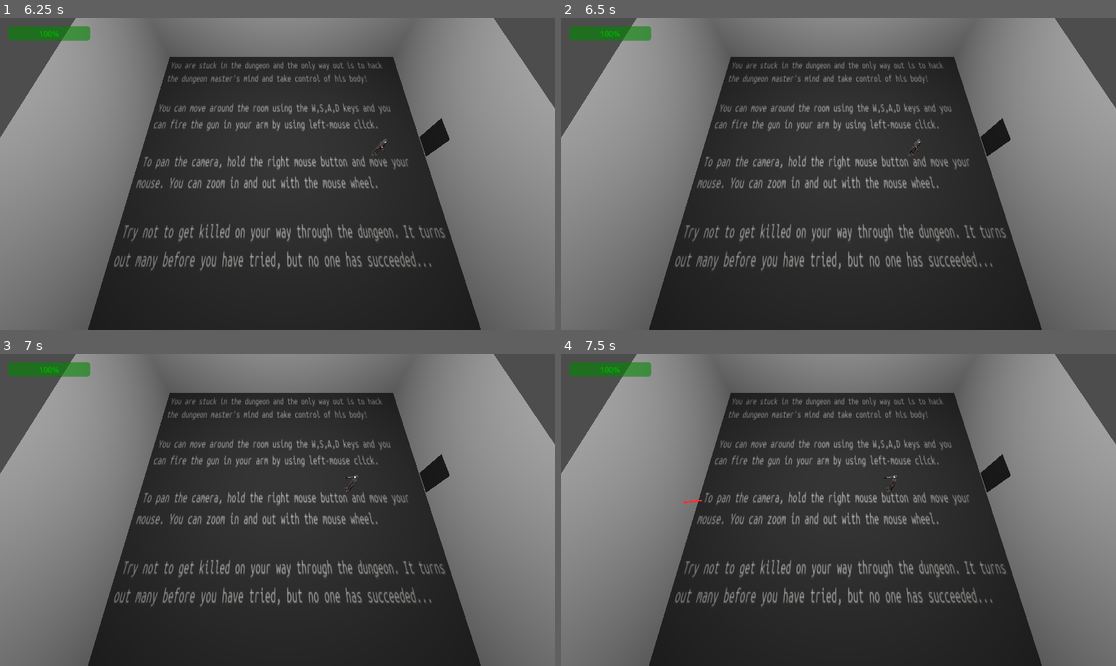
Above: before the commit, frames 1-4 (two rows, left to right).
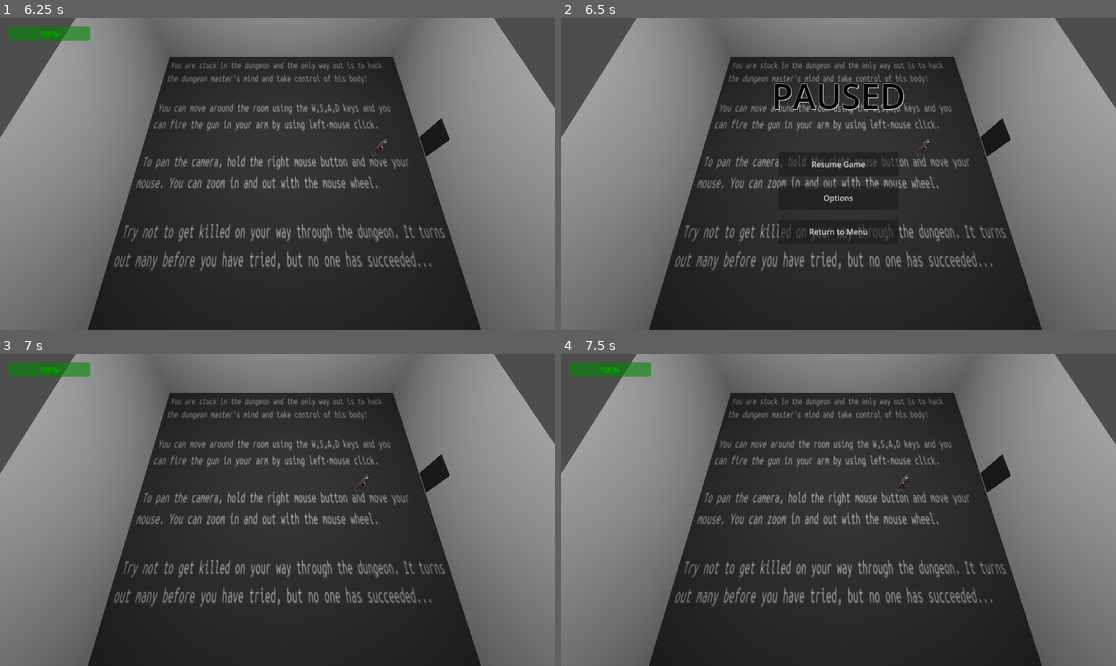
Above: after the commit, the same moments.

Repository: covmoore/interrupt-game-jam
Game: Godot game, scene res://maps/mainmenu.tscn
Same seed, same stepped clock (60 frames per second), same inputs: the game is played once before the commit and once after it. Sound files missing from this copy of the repository are replaced by a short silence.
Inputs (mouse positions are in pixels of both pictures, inside the frame that each line leads up to):
- Up to frame 1 (6.25 s): click "Options" at 0.5 s; click "Back" at 1.25 s; click "Play" at 2 s; tap Enter at 2.75 s; move the mouse to (399, 158) at 2.77 s; press the mouse at (399, 158) at 2.78 s; hold D (move_right) 2.78-3.53 s; move the mouse to (166, 189) at 3.52 s; release the mouse at (166, 189) at 3.53 s; hold S (move_back) 3.53-4.28 s; click (166, 189) at 3.6 s; move the mouse to (333, 105) at 4.27 s; press the mouse at (333, 105) at 4.28 s; hold D (move_right) 4.28-5.03 s; tap Space at 5 s; move the mouse to (249, 236) at 5.02 s; release the mouse at (249, 236) at 5.03 s; hold W (move_forward) 5.03-5.78 s; click (249, 236) at 5.1 s; move the mouse to (444, 220) at 5.77 s; press the mouse at (444, 220) at 5.78 s; hold A (move_left) from 5.78 s (still down)
- Up to frame 2 (6.5 s): keep holding A (move_left); tap Escape (ui_cancel) at 6.4 s
- Up to frame 3 (7 s): release A (move_left) at 6.5 s; release the mouse at (444, 556) at 6.5 s; click (277, 500) at 6.5 s, where only the run after the commit has a clickable "Resume Game"
- Up to frame 4 (7.5 s): tap Enter at 7.25 s; move the mouse to (672, 463) at 7.27 s; hold A (move_left) from 7.28 s (still down); click (672, 463) at 7.35 s

Frame 1 is identical in both runs. In frame 2, 2.6% of the frame differs, in the area x 1-67%, y 2-72%; in frame 3, less than 0.1%; in frame 4, less than 0.1%.

Commit message:
pause menu added in game

Diff:
--- a/maps/dungeon.tscn
+++ b/maps/dungeon.tscn
@@ -1582,9 +1582,10 @@
 transform = Transform3D(1, 0, 0, 0, 1, 0, 0, 0, 1, 0.120117, 0.235962, 0)
 shape = SubResource("BoxShape3D_y77kf")
 
-[node name="PlayerUI" parent="." node_paths=PackedStringArray("cam", "gameManager") instance=ExtResource("9_3ai7s")]
+[node name="PlayerUI" parent="." node_paths=PackedStringArray("cam", "gameManager", "player") instance=ExtResource("9_3ai7s")]
 cam = NodePath("../CameraPivot/Camera3D")
 gameManager = NodePath("..")
+player = NodePath("../Player")
 
 [node name="AudioManager" type="Node3D" parent="." node_paths=PackedStringArray("camera_pivot")]
 script = ExtResource("18_u0ykp")
--- a/maps/mind.tscn
+++ b/maps/mind.tscn
@@ -1577,9 +1577,10 @@
 mesh = SubResource("BoxMesh_pt43t")
 skeleton = NodePath("../../main_room/inspectables/Door")
 
-[node name="PlayerUI" parent="." node_paths=PackedStringArray("cam", "gameManager") instance=ExtResource("14_mhnod")]
+[node name="PlayerUI" parent="." node_paths=PackedStringArray("cam", "gameManager", "player") instance=ExtResource("14_mhnod")]
 cam = NodePath("../CameraPivot/Camera3D")
 gameManager = NodePath("..")
+player = NodePath("../Player")
 
 [node name="pivot_anchors" type="Node3D" parent="."]
 
--- a/prefabs/player_ui.tscn
+++ b/prefabs/player_ui.tscn
@@ -1,9 +1,12 @@
-[gd_scene load_steps=8 format=3 uid="uid://bx318d6ukm8n2"]
+[gd_scene load_steps=11 format=3 uid="uid://bx318d6ukm8n2"]
 
 [ext_resource type="Script" path="res://scripts/ui/player_ui.gd" id="1_c76ns"]
 [ext_resource type="Script" path="res://scripts/ui/panel.gd" id="2_3nlbv"]
 [ext_resource type="Script" path="res://scripts/ui/interact_panel.gd" id="3_55d8k"]
 [ext_resource type="Script" path="res://scripts/ui/restart_panel.gd" id="4_7gvqm"]
+[ext_resource type="Script" path="res://scripts/ui/pause_panel.gd" id="5_mdboe"]
+[ext_resource type="Script" path="res://scripts/ui/options_panel.gd" id="6_cy3il"]
+[ext_resource type="Script" path="res://scripts/ui/volume_slider.gd" id="6_i4psn"]
 
 [sub_resource type="StyleBoxFlat" id="StyleBoxFlat_lvkkl"]
 bg_color = Color(0.6, 0.6, 0.6, 0)
@@ -27,7 +30,7 @@
 outline_size = 2
 shadow_color = Color(1, 1, 1, 1)
 
-[node name="PlayerUI" type="Control" node_paths=PackedStringArray("canvas", "hud", "healthbar", "interactMenu", "restartMenu")]
+[node name="PlayerUI" type="Control" node_paths=PackedStringArray("canvas", "hud", "healthbar", "interactMenu", "optionsMenu", "restartMenu", "pauseMenu")]
 layout_mode = 3
 anchors_preset = 8
 anchor_left = 0.5
@@ -45,7 +48,9 @@
 hud = NodePath("CanvasLayer/MarginContainer/hud")
 healthbar = NodePath("CanvasLayer/MarginContainer/hud/HealthBar")
 interactMenu = NodePath("CanvasLayer/MarginContainer/interactMenu")
+optionsMenu = NodePath("CanvasLayer/MarginContainer/OptionsPanel")
 restartMenu = NodePath("CanvasLayer/MarginContainer/RestartPanel")
+pauseMenu = NodePath("CanvasLayer/MarginContainer/PausePanel")
 
 [node name="CanvasLayer" type="CanvasLayer" parent="."]
 layer = 2
@@ -111,6 +116,7 @@
 text = "<"
 
 [node name="RestartPanel" type="Control" parent="CanvasLayer/MarginContainer" node_paths=PackedStringArray("restart_button", "main_menu_button")]
+visible = false
 layout_mode = 2
 script = ExtResource("4_7gvqm")
 restart_button = NodePath("RestartButton")
@@ -164,5 +170,145 @@
 text = "Main Menu
 "
 
+[node name="PausePanel" type="Control" parent="CanvasLayer/MarginContainer" node_paths=PackedStringArray("return_button", "options_button", "resume_button", "player_ui")]
+layout_mode = 2
+script = ExtResource("5_mdboe")
+return_button = NodePath("VBoxContainer/ReturnButton")
+options_button = NodePath("VBoxContainer/OptionsButton")
+resume_button = NodePath("VBoxContainer/ResumeButton")
+player_ui = NodePath("../../..")
+
+[node name="Label" type="Label" parent="CanvasLayer/MarginContainer/PausePanel"]
+layout_mode = 1
+anchors_preset = 5
+anchor_left = 0.5
+anchor_right = 0.5
+offset_left = -169.5
+offset_top = 100.0
+offset_right = 169.5
+offset_bottom = 199.0
+grow_horizontal = 2
+text = "Paused"
+label_settings = SubResource("LabelSettings_e4d1x")
+horizontal_alignment = 1
+uppercase = true
+
+[node name="VBoxContainer" type="VBoxContainer" parent="CanvasLayer/MarginContainer/PausePanel"]
+layout_mode = 1
+anchors_preset = 8
+anchor_left = 0.5
+anchor_top = 0.5
+anchor_right = 0.5
+anchor_bottom = 0.5
+offset_left = -125.0
+offset_top = -125.0
+offset_right = 125.0
+offset_bottom = 225.0
+grow_horizontal = 2
+grow_vertical = 2
+theme_override_constants/separation = 20
+alignment = 1
+
+[node name="ResumeButton" type="Button" parent="CanvasLayer/MarginContainer/PausePanel/VBoxContainer"]
+custom_minimum_size = Vector2(250, 50)
+layout_mode = 2
+text = "Resume Game"
+
+[node name="OptionsButton" type="Button" parent="CanvasLayer/MarginContainer/PausePanel/VBoxContainer"]
+custom_minimum_size = Vector2(250, 50)
+layout_mode = 2
+text = "Options"
+
+[node name="ReturnButton" type="Button" parent="CanvasLayer/MarginContainer/PausePanel/VBoxContainer"]
+custom_minimum_size = Vector2(250, 50)
+layout_mode = 2
+text = "Return to Menu"
+
+[node name="OptionsPanel" type="Control" parent="CanvasLayer/MarginContainer" node_paths=PackedStringArray("player_ui", "back_button")]
+visible = false
+layout_mode = 2
+script = ExtResource("6_cy3il")
+player_ui = NodePath("../../..")
+back_button = NodePath("BackButton")
+
+[node name="Label" type="Label" parent="CanvasLayer/MarginContainer/OptionsPanel"]
+layout_mode = 1
+anchors_preset = 5
+anchor_left = 0.5
+anchor_right = 0.5
+offset_left = -169.5
+offset_top = 100.0
+offset_right = 169.5
+offset_bottom = 199.0
+grow_horizontal = 2
+text = "OPtions"
+label_settings = SubResource("LabelSettings_e4d1x")
+horizontal_alignment = 1
+uppercase = true
+
+[node name="Settings" type="VBoxContainer" parent="CanvasLayer/MarginContainer/OptionsPanel"]
+layout_mode = 1
+anchors_preset = 8
+anchor_left = 0.5
+anchor_top = 0.5
+anchor_right = 0.5
+anchor_bottom = 0.5
+offset_left = -24.0
+offset_top = -125.0
+offset_right = 226.0
+offset_bottom = 225.0
+grow_horizontal = 2
+grow_vertical = 2
+theme_override_constants/separation = 20
+alignment = 1
+
+[node name="MasterVolumeSlider" type="HSlider" parent="CanvasLayer/MarginContainer/OptionsPanel/Settings"]
+custom_minimum_size = Vector2(250, 50)
+layout_mode = 2
+max_value = 1.0
+step = 0.001
+value = 1.0
+script = ExtResource("6_i4psn")
+bus_name = "Master"
+
+[node name="Labels" type="VBoxContainer" parent="CanvasLayer/MarginContainer/OptionsPanel"]
+layout_mode = 1
+anchors_preset = 8
+anchor_left = 0.5
+anchor_top = 0.5
+anchor_right = 0.5
+anchor_bottom = 0.5
+offset_left = -294.0
+offset_top = -125.0
+offset_right = -44.0
+offset_bottom = 225.0
+grow_horizontal = 2
+grow_vertical = 2
+theme_override_constants/separation = 20
+alignment = 1
+
+[node name="MasterVolumeLabel" type="Label" parent="CanvasLayer/MarginContainer/OptionsPanel/Labels"]
+custom_minimum_size = Vector2(250, 50)
+layout_mode = 2
+text = "Master Volume:"
+horizontal_alignment = 2
+vertical_alignment = 1
+
+[node name="BackButton" type="Button" parent="CanvasLayer/MarginContainer/OptionsPanel"]
+custom_minimum_size = Vector2(250, 50)
+layout_mode = 1
+anchors_preset = 7
+anchor_left = 0.5
+anchor_top = 1.0
+anchor_right = 0.5
+anchor_bottom = 1.0
+offset_left = -125.0
+offset_top = -74.0
+offset_right = 125.0
+offset_bottom = -24.0
+grow_horizontal = 2
+grow_vertical = 0
+text = "Go Back"
+
 [connection signal="button_down" from="CanvasLayer/MarginContainer/interactMenu/exit_buttons/exit_button" to="." method="_on_exit_button_button_down"]
 [connection signal="button_down" from="CanvasLayer/MarginContainer/interactMenu/exit_buttons/back_button" to="." method="_on_back_button_button_down"]
--- a/scripts/models/player.gd
+++ b/scripts/models/player.gd
@@ -26,11 +26,13 @@
 	KILLING_MODE = 0,
 	IDLE,
 	INSPECTING,
+	PAUSED,
 	DEAD
 }
 var player_state: PlayerState = PlayerState.KILLING_MODE
 
 var inpectRadius = 5.0
+var is_inspecting = false
 
 signal on_enemy_killed
 
@@ -58,6 +60,9 @@
 		$Pivot.look_at(pos)
 
 func _input(event: InputEvent) -> void:
+	if event.is_action_pressed("ui_cancel"):
+		player_ui.toggle_pause()
+
 	if event.is_action_pressed("fire") and canShoot:
 		var pos = null
 		var space_state = get_world_3d().direct_space_state
@@ -101,6 +106,7 @@
 		canShoot = true
 		canMove = true
 		canRotate = true
+		is_inspecting = false
 		enable_collision()
 	elif player_state == PlayerState.IDLE:
 		remove_gun()
@@ -108,6 +114,7 @@
 		canMove = true
 		canShoot = false
 		canRotate = true
+		is_inspecting = false
 		disable_collision()
 	elif player_state == PlayerState.INSPECTING:
 		remove_gun()
@@ -115,11 +122,18 @@
 		canMove = false
 		canShoot = false
 		canRotate = true
+		is_inspecting = true
+		disable_collision()
+	elif player_state == PlayerState.PAUSED:
+		canMove = false
+		canShoot = false
+		canRotate = false
 		disable_collision()
 	elif player_state == PlayerState.DEAD:
 		canMove = false
 		canShoot = false
 		canRotate = false
+		is_inspecting = false
 		disable_collision()
 		$".".rotation_degrees = Vector3(90,0,0)
 
--- /dev/null
+++ b/scripts/ui/options_panel.gd
@@ -0,0 +1,16 @@
+extends UIPanel
+
+@export var player_ui:UIManager = null
+@export var back_button:Button = null
+
+func  _ready() -> void:
+	back_button.connect("pressed", _on_back_button_pressed)
+
+func _on_back_button_pressed():
+	player_ui.show_panels([player_ui.pauseMenu])
+
+func show():
+	super()
+
+func hide():
+	super()
--- /dev/null
+++ b/scripts/ui/pause_panel.gd
@@ -0,0 +1,27 @@
+extends UIPanel
+
+@export var return_button:Button = null
+@export var options_button:Button = null
+@export var resume_button:Button = null
+@export var player_ui:UIManager
+
+func _ready() -> void:
+	resume_button.connect("pressed", _on_resume_button_clicked)
+	return_button.connect("pressed", _on_return_button_clicked)
+	options_button.connect("pressed", _on_options_button_clicked)
+
+func _on_resume_button_clicked():
+	player_ui.toggle_pause()
+
+func _on_return_button_clicked():
+	Engine.time_scale = 1.0
+	get_tree().change_scene_to_file("res://maps/mainmenu.tscn")
+
+func _on_options_button_clicked():
+	player_ui.show_panels([player_ui.optionsMenu])
+
+func show():
+	super()
+
+func hide():
+	super()
--- a/scripts/ui/player_ui.gd
+++ b/scripts/ui/player_ui.gd
@@ -4,6 +4,7 @@
 	KILLING = 0,
 	IDLE,
 	INSPECTING,
+	PAUSED,
 	DEAD
 }
 var ui_state = UIState.KILLING
@@ -13,13 +14,17 @@
 @export var healthbar: ProgressBar = null
 @export var interactMenu: UIPanel = null
 @export var gameManager: GameManager = null
+@export var optionsMenu:UIPanel = null
 @export var restartMenu: UIPanel = null
+@export var pauseMenu: UIPanel = null
+@export var player:Player = null
+
 signal cancel_interaction
 var panels = []
 
 # Called when the node enters the scene tree for the first time.
 func _ready() -> void:
-	panels = [hud, interactMenu, restartMenu]
+	panels = [hud, interactMenu, restartMenu, pauseMenu, optionsMenu]
 	show_panels([hud])
 	var interactables = get_tree().get_nodes_in_group("interactable")
 
@@ -29,13 +34,37 @@
 
 func set_context():
 	if ui_state == UIState.KILLING:
-		pass
+		show_panels([hud])
 	if ui_state == UIState.IDLE:
 		show_panels([hud])
 	if ui_state == UIState.INSPECTING:
 		show_panels([interactMenu])
+	if ui_state == UIState.PAUSED:
+		show_panels([pauseMenu])
 	if ui_state == UIState.DEAD:
 		show_panels([restartMenu])
+
+func toggle_pause():
+	if Engine.time_scale == 1.0:
+		Engine.time_scale = 0.0
+		change_state(UIState.PAUSED)
+		player.change_state(player.PlayerState.PAUSED)
+	else:
+		Engine.time_scale = 1.0
+		if player.player_state == player.PlayerState.DEAD:
+			change_state(UIState.DEAD)
+			player.change_state(player.PlayerState.DEAD)
+		else:
+			if gameManager.room_type == gameManager.RoomType.DUNGEON:
+				change_state(UIState.KILLING)
+				player.change_state(player.PlayerState.KILLING_MODE)
+			elif gameManager.room_type == gameManager.RoomType.MIND:
+				if player.is_inspecting:
+					change_state(UIState.INSPECTING)
+					player.change_state(player.PlayerState.INSPECTING)
+				else:
+					change_state(UIState.IDLE)
+					player.change_state(player.PlayerState.IDLE)
 
 func show_panels(curPanel: Array[Control]):
 	for panel in panels:
@@ -53,6 +82,5 @@
 func _on_exit_button_button_down() -> void:
 	gameManager.cancel_interaction()
 
-
 func _on_back_button_button_down() -> void:
 	gameManager.back_interaction()
